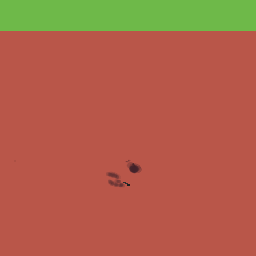
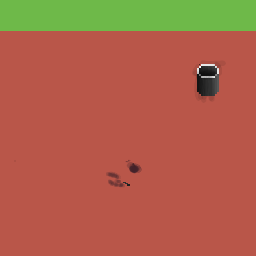
Before/after of a 256×256 layered artwork. What changed in the layer stack:
added group "Ebenengruppe" with 3 layers above "bike-red" over bbox(192, 60, 226, 103)
added layer "bin-highlight" (color dodge) in group "Ebenengruppe" over bbox(217, 74, 219, 92)
added layer "bin-shadow" (multiply, 90%) in group "Ebenengruppe" over bbox(192, 60, 226, 103)
added layer "bin-foundation" in group "Ebenengruppe" over bbox(197, 64, 219, 96)
